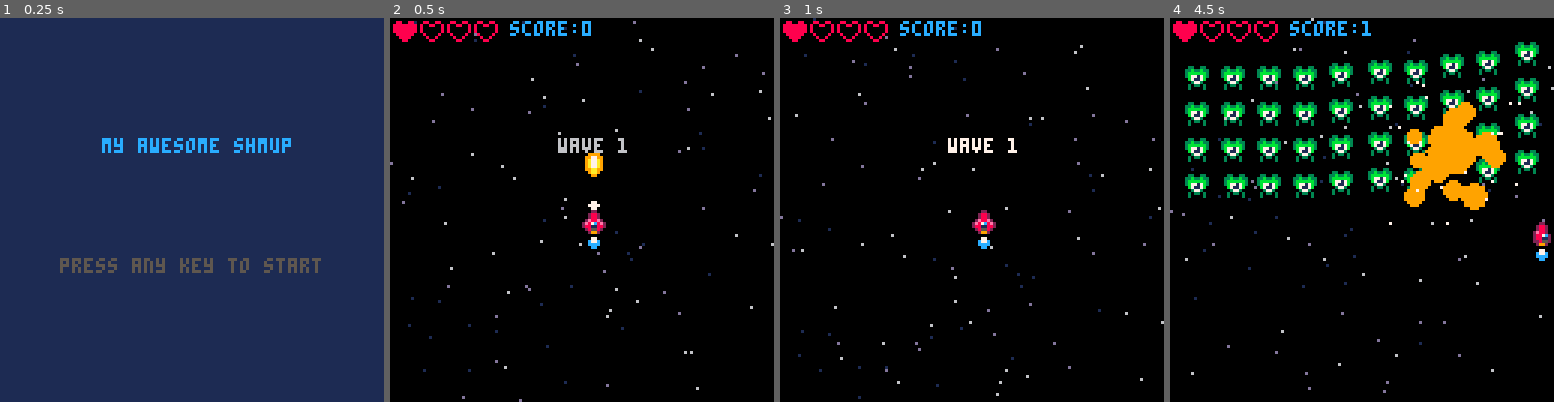
Above: before the commit, frames 1-4 (left to right).
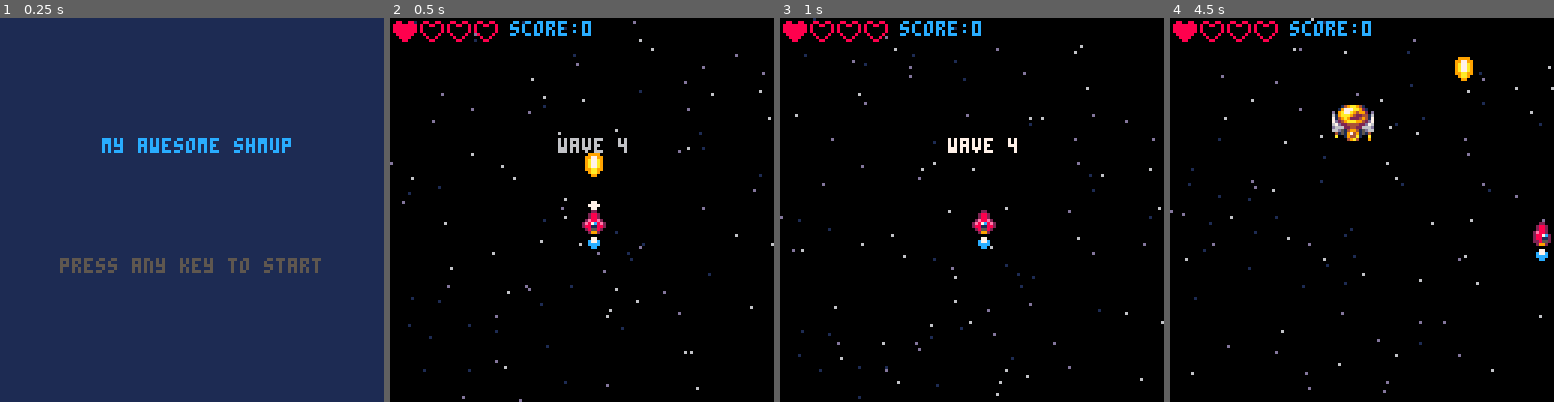
Above: after the commit, the same moments.

Repository: Krystman/lazydevs-pico8-basic-shmup
Game: PICO-8 cartridge shmup.p8
Two runs of this game, one before a commit and one after it. Both use one fixed random seed, a clock stepped at 60 frames per second and the inputs below.
Inputs:
- Up to frame 1 (0.25 s): no input
- Up to frame 2 (0.5 s): tap X (X key) at 0.33 s
- Up to frame 3 (1 s): tap O (Z key) at 0.7 s
- Up to frame 4 (4.5 s): tap X (X key) at 1.07, 1.85, 2.97, 4.08 s; hold Right 1.6-2.1 s; tap O (Z key) every 0.4 s from 1.7 to 4.1 s; hold Up 2.15-2.42 s; hold Right 2.47-3.03 s; hold Left 3.08-3.58 s; hold Down 3.63-3.97 s; hold Right from 4.02 s (still down)

Frame 1 is identical in both runs. In frame 2, less than 0.1% of the frame differs, in the area x 59-62%, y 31-36%; in frame 3, less than 0.1%; in frame 4, 14%, in the area x 3-97%, y 0-54%.

Commit message:
Beginning of 25 - Aimed Shots

Diff:
--- a/shmup.p8
+++ b/shmup.p8
@@ -3,12 +3,16 @@
 __lua__
 -- todo
 -- ------------
--- enemy behavior
-
 -- enemy bullets
+-- -aimed bullets
+-- -spread shots
+
 -- pickups
 -- bomb?
+
 -- boss
+
+-- scoring
 -- nicer screens
 
 function _init()
@@ -64,7 +68,7 @@
 
 function startgame()
  t=0
- wave=0
+ wave=3
  nextwave()
 
  ship=makespr()
@@ -828,6 +832,7 @@
 
   if abs(myen.y-myen.posy)<0.7 then
    myen.y=myen.posy
+   myen.x=myen.posx
    myen.mission="protec"
   end
 
@@ -881,6 +886,11 @@
    myen.sy=0.35
    if myen.y>110 then
     myen.sy=1
+   else
+
+    if t%30==0 then
+     firespread(myen,8,1,rnd())
+    end
    end
   end
 
@@ -929,7 +939,7 @@
  if myen==nil then return end
 
  if myen.mission=="protec" then
-  fire(myen)
+  fire(myen,0,2)
  end
 end
 
@@ -962,14 +972,22 @@
 -->8
 --bullets
 
-function fire(myen)
+function fire(myen,ang,spd)
  local myebul=makespr()
  myebul.x=myen.x+3
  myebul.y=myen.y+6
+
+ if myen.type==4 then
+  myebul.x=myen.x+7
+  myebul.y=myen.y+13
+ end
+
  myebul.spr=32
  myebul.ani={32,33,34,33}
  myebul.anispd=0.5
- myebul.sy=2
+
+ myebul.sx=sin(ang)*spd
+ myebul.sy=cos(ang)*spd
 
  myebul.colw=2
  myebul.colh=2
@@ -978,6 +996,16 @@
  myen.flash=4
  add(ebuls,myebul)
  sfx(29)
+end
+
+function firespread(myen,num,spd,base)
+ if base==nil then
+  base=0
+ end
+ for i=1,num do
+  fire(myen,1/num*i+base,spd)
+ end
+
 end
 __gfx__
 00000000000220000002200000022000000000000000000000000000000000000000000000000000000000000000000000000000088008800880088000000000
Not shown, changed: the sound effects (__sfx__) section of shmup.p8
